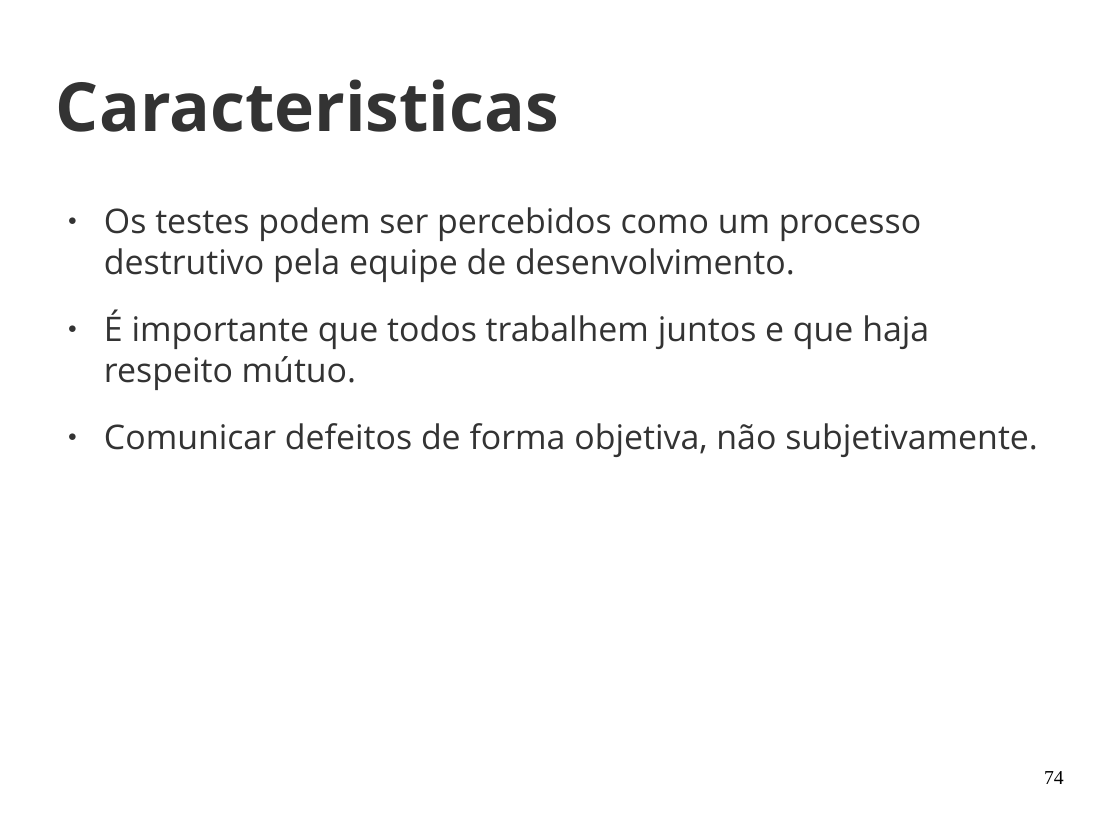
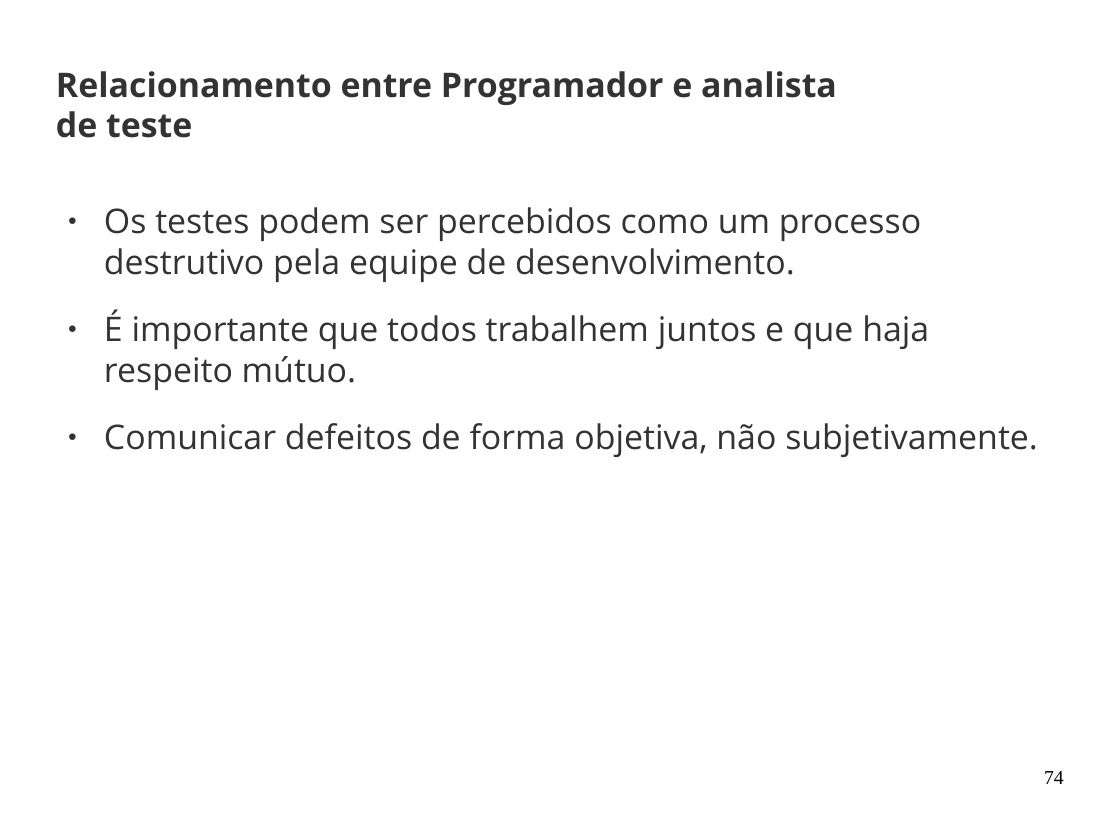
Before and after one commit to joaohelio/eng_de_software, a slide deck: slide 74 of Aulas/20170429/aula_2.odp. Drawn at 1120x840 pixels with LibreOffice and Linux fonts; fonts in the diff are those of the drawing; background and template pictures are left out. Boxes give left, top, right and bottom in pixels: in the first picture for what was removed or moved away, otherwise in the second. Text is boxed around its words. In the diff, an @@ line names an element or a change of style, - is before the commit and + after.

```diff
--- a/Aulas/20170429/aula_2.odp
+++ b/Aulas/20170429/aula_2.odp
@@ title at (56, 71, 837, 138): text changed; size 48 to 24 pt @@
-Caracteristicas
+Relacionamento entre Programador e analista de teste
```
Also in this commit, not shown: 5 other slides changed.
